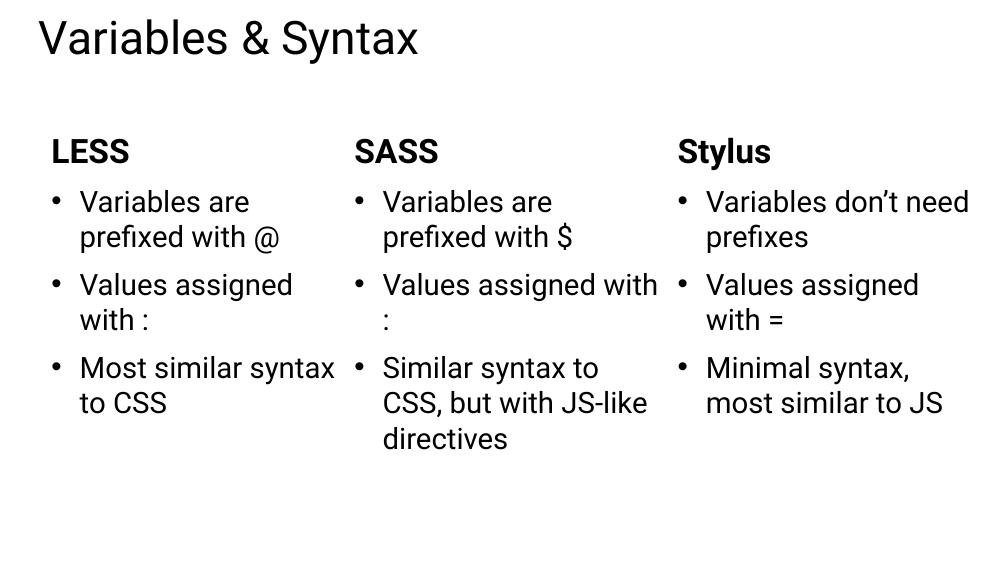
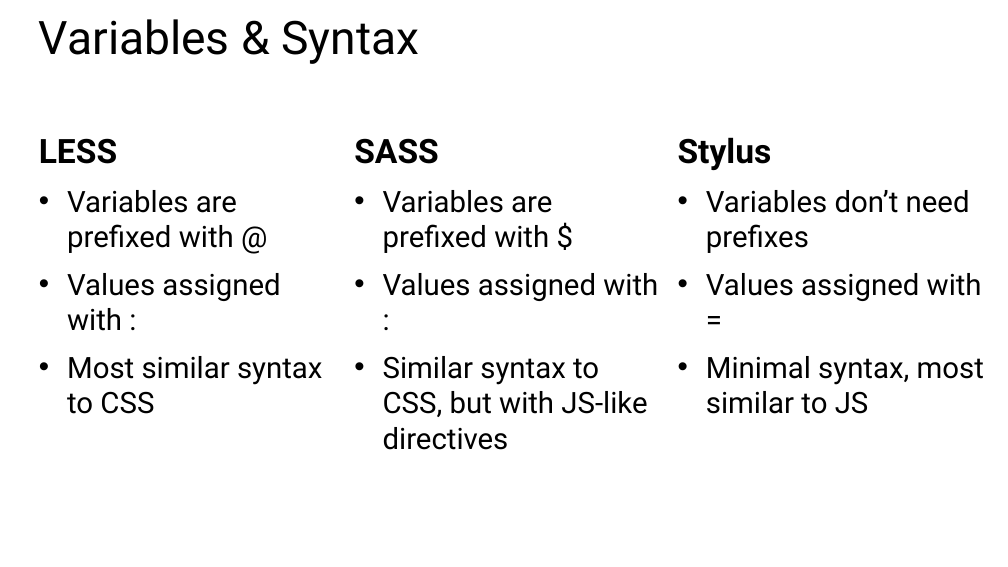
Before and after one commit to CharaD7/CSS-Style, a slide deck: slide 8 of Slides/Module 6.pptx (slide 9 before the commit). Drawn at 1008x567 pixels with LibreOffice and Linux fonts; fonts in the diff are those of the drawing. Boxes give left, top, right and bottom in pixels: in the first picture for what was removed or moved away, otherwise in the second. Text is boxed around its words. In the diff, an @@ line names an element or a change of style, - is before the commit and + after.

```diff
--- a/Slides/Module 6.pptx
+++ b/Slides/Module 6.pptx
@@ text "LESS": place and size @@
-text "LESS" at (51,138,335,414)
+text "LESS" at (39,138,322,414)
@@ text "Stylus" rewrapped from (678,137,970,414) to (678,137,984,414) @@
```
Also in this commit, not shown: 3 other slides changed, 1 slide added, 1 slide removed, 5 other files.
